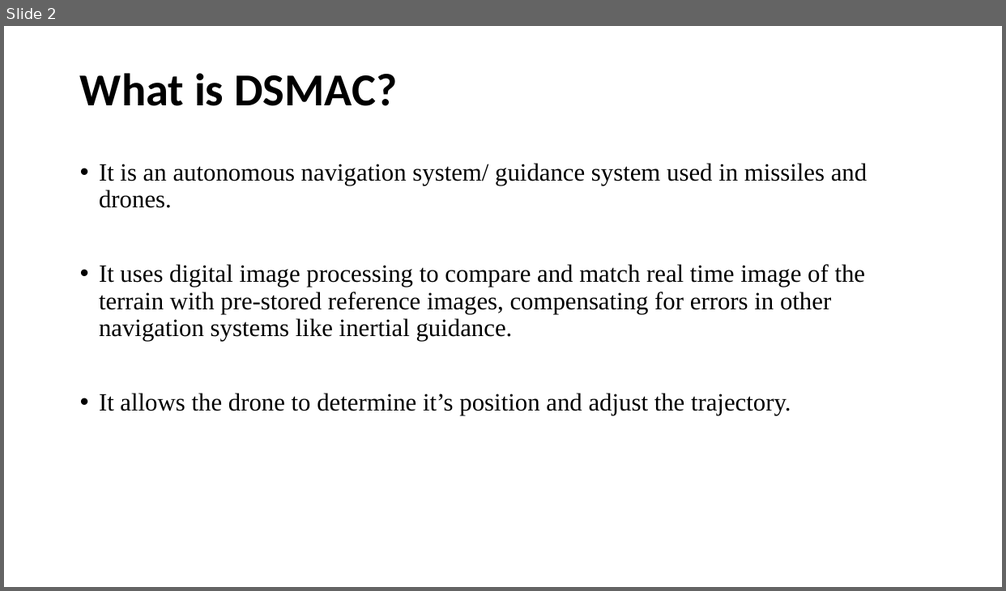
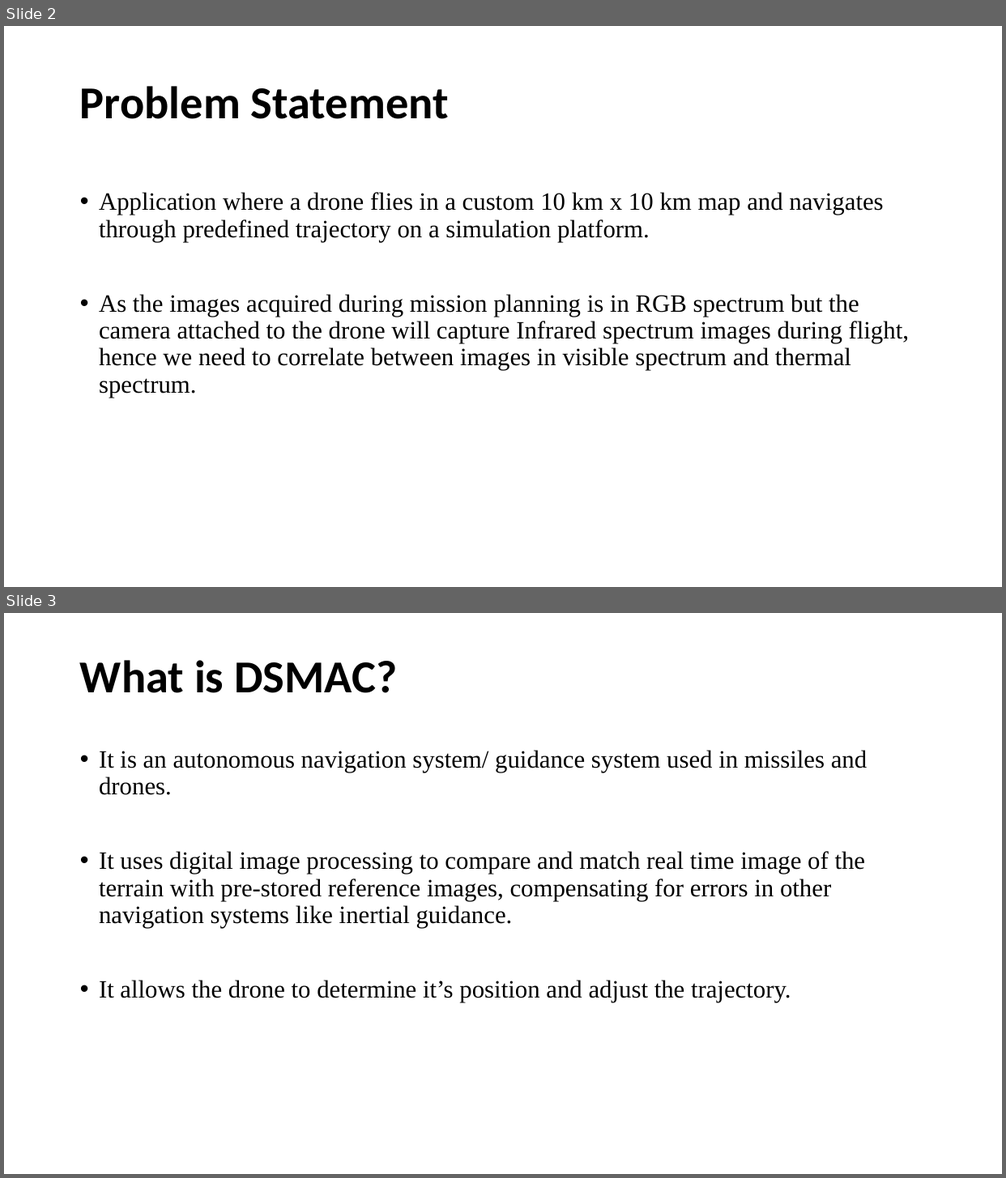
Before and after one commit to Madhu0899/Dataset, a slide deck: Digital Scene Matching Area Correlator(DSMAC)_Madhurima De.pptx. Shown one above the other, each under a label of ours: slide 2 before the commit, slides 2 and 3 after it. The pictures are 1006x591 and 1006x1178 pixels, drawn with LibreOffice and Linux fonts; fonts in the diff are those of the drawing. Boxes give left, top, right and bottom in pixels: in the first picture for what was removed or moved away, otherwise in the second. Text is boxed around its words. In the diff, an @@ line names an element or a change of style, - is before the commit and + after.

```diff
--- a/Digital Scene Matching Area Correlator(DSMAC)_Madhurima De.pptx
+++ b/Digital Scene Matching Area Correlator(DSMAC)_Madhurima De.pptx
@@ slide 2 added at [4,26,1002,587], background #FFFFFF @@
@@ title added at [80,86,449,119], 44 pt, text #000000, bold @@
+Problem Statement
@@ text added at [99,192,909,398], 24 pt, text #000000 @@
+• Application where a drone flies in a custom 10 km x 10 km map and navigates through predefined trajectory on a simulation platform.
+• As the images acquired during mission planning is in RGB spectrum but the camera attached to the drone will capture Infrared spectrum images during flight, hence we need to correlate between images in visible spectrum and thermal spectrum.
@@ what was slide 2 is now slide 3 @@
```
Also in this commit, not shown: 4 slides changed, 1 other slide added.
